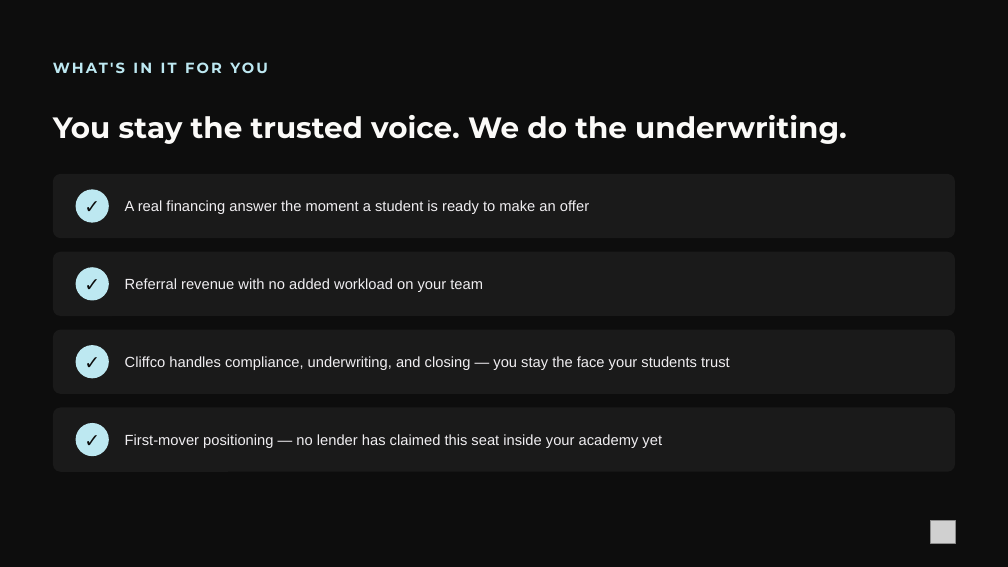
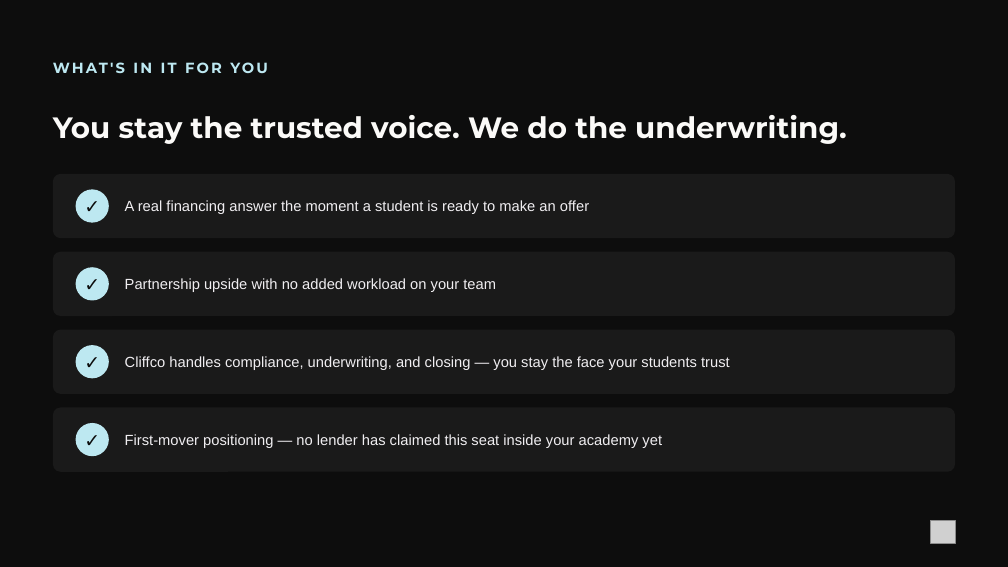
Before and after one commit to loganlevy1/STR, a slide deck: slide 9 of outreach/pitch-decks/cliffco-michael-elefante-partnership.pptx. Drawn at 1008x567 pixels with LibreOffice and Linux fonts; fonts in the diff are those of the drawing; grey boxes stand for pictures. Boxes give left, top, right and bottom in pixels: in the first picture for what was removed or moved away, otherwise in the second. Text is boxed around its words. In the diff, an @@ line names an element or a change of style, - is before the commit and + after.

```diff
--- a/outreach/pitch-decks/cliffco-michael-elefante-partnership.pptx
+++ b/outreach/pitch-decks/cliffco-michael-elefante-partnership.pptx
@@ text at (125, 278, 496, 292): text changed @@
-Referral revenue with no added workload on your team
+Partnership upside with no added workload on your team
```
Also in this commit, not shown: 2 other slides changed, 3 other files.
